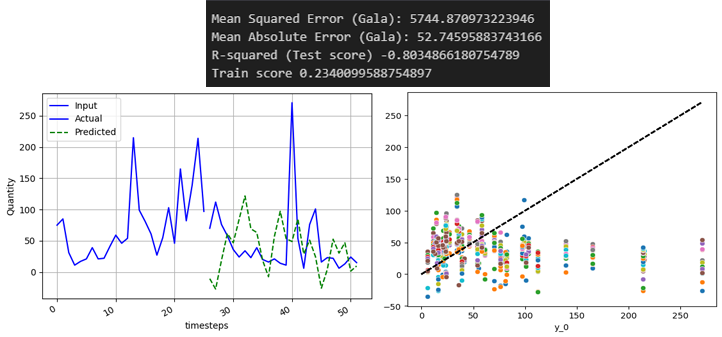
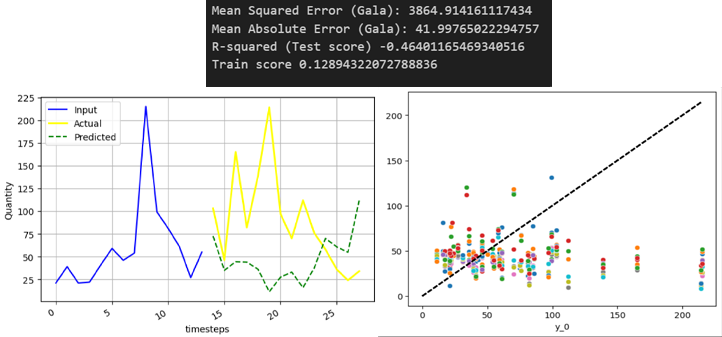
Layers edited between the first and the second (722, 337) image:
removed layer "Layer 52" over <box>206,0,550,87</box>
removed layer "Layer 54" over <box>378,87,722,337</box>
added layer "Layer 69" above "Layer 66" over <box>206,0,552,87</box>
added layer "Layer 66" above "Layer 71" over <box>206,0,550,87</box>
added layer "Layer 71" above "Layer 65" over <box>380,87,722,337</box>
added layer "Layer 65" above "Layer 70" over <box>378,87,722,337</box>
added layer "Layer 70" above "Layer 63" over <box>4,93,380,337</box>
added layer "Layer 63" above "Layer 55" over <box>206,0,550,87</box>
added layer "Layer 55" above "Layer 56" over <box>206,0,550,87</box>
added layer "Layer 56" above "Layer 53" over <box>378,87,522,191</box>
